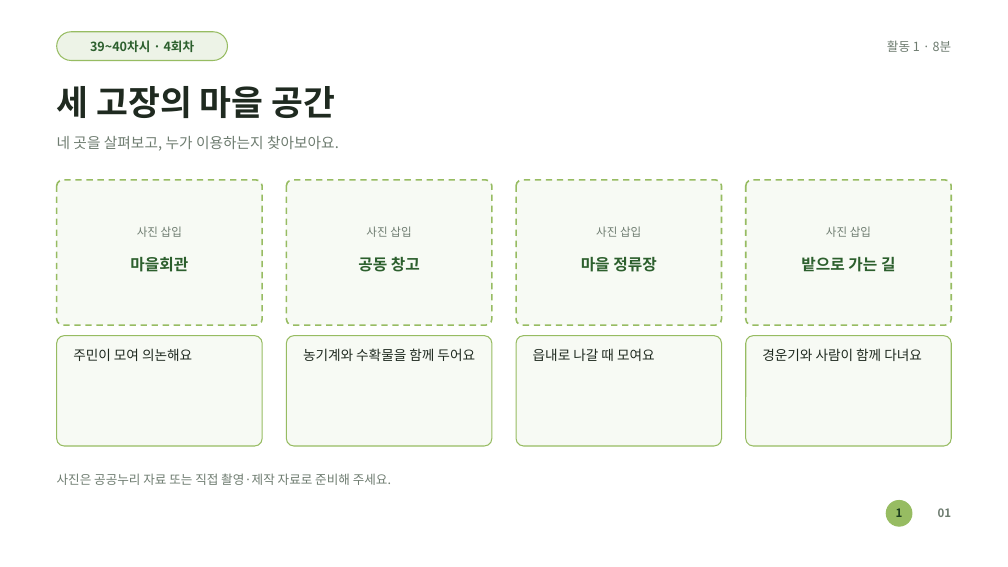
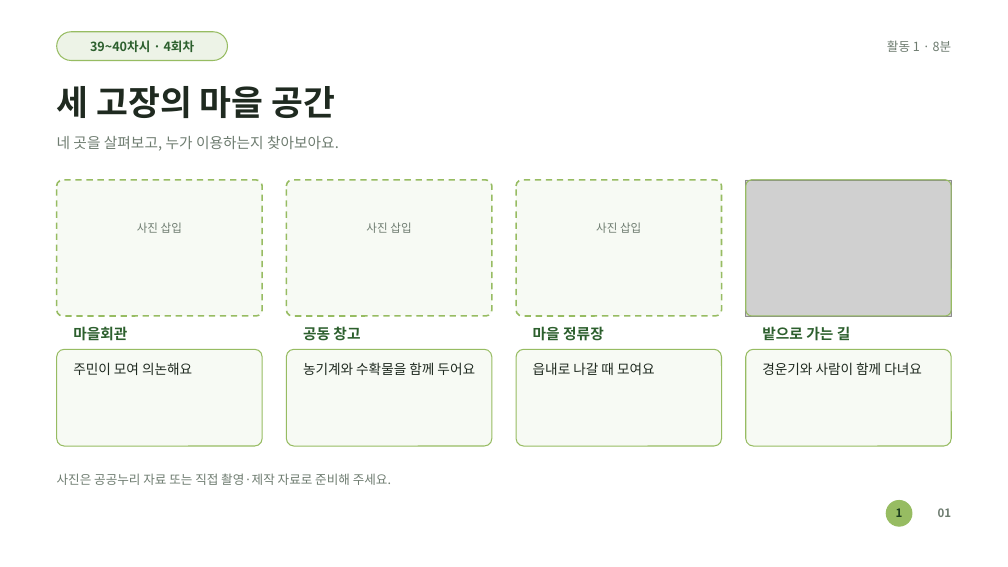
Before and after one commit to AHyeon97/work-for-AH, a slide deck: slide 9 of 우리고장 탐험대/37~40차시(논산계룡금산)/늘봄앵커_우리충남탐험놀이_39~40차시(논산계룡금산_생활과공동체)_수업PPT.pptx. Drawn at 1008x567 pixels with LibreOffice and Linux fonts; fonts in the diff are those of the drawing; grey boxes stand for pictures. Boxes give left, top, right and bottom in pixels: in the first picture for what was removed or moved away, otherwise in the second. Text is boxed around its words. In the diff, an @@ line names an element or a change of style, - is before the commit and + after.

```diff
--- a/우리고장 탐험대/37~40차시(논산계룡금산)/늘봄앵커_우리충남탐험놀이_39~40차시(논산계룡금산_생활과공동체)_수업PPT.pptx
+++ b/우리고장 탐험대/37~40차시(논산계룡금산)/늘봄앵커_우리충남탐험놀이_39~40차시(논산계룡금산_생활과공동체)_수업PPT.pptx
@@ rounded rectangle: place and size @@
-rounded rectangle at <box>57,180,262,325</box>
+rounded rectangle at <box>57,180,262,316</box>
@@ rounded rectangle: place and size @@
-rounded rectangle at <box>287,180,492,325</box>
+rounded rectangle at <box>287,180,492,316</box>
@@ rounded rectangle: place and size @@
-rounded rectangle at <box>516,180,722,325</box>
+rounded rectangle at <box>516,180,722,316</box>
@@ rounded rectangle: place and size @@
-rounded rectangle at <box>746,180,951,325</box>
+rounded rectangle at <box>746,180,951,316</box>
@@ rounded rectangle at <box>746,180,951,316</box>: outline #97BC62 1.5 pt dashed to #97BC62 1 pt; proportions changed @@
@@ picture added at <box>746,180,951,316</box> @@
@@ rounded rectangle added at <box>746,180,951,316</box>, outline #97BC62 1 pt @@
@@ 3 texts: place and size @@
-3 texts at <box>137,226,641,237</box>
+3 texts at <box>137,222,641,233</box>
@@ text removed at <box>826,226,871,237</box> @@
-사진 삽입
@@ text "마을회관": place and size @@
-text "마을회관" at <box>130,257,188,272</box>
+text "마을회관" at <box>73,326,127,341</box>
@@ text "공동 창고": place and size @@
-text "공동 창고" at <box>358,256,420,272</box>
+text "공동 창고" at <box>303,326,360,341</box>
@@ text "마을 정류장": place and size @@
-text "마을 정류장" at <box>581,257,656,272</box>
+text "마을 정류장" at <box>533,326,604,341</box>
@@ size 15 to 14 pt; alignment centre to left in 4 elements at <box>73,326,127,341</box>, <box>303,326,360,341</box>, <box>533,326,604,341</box>, <box>762,326,851,341</box> @@
@@ text "밭으로 가는 길": place and size @@
-text "밭으로 가는 길" at <box>801,256,895,272</box>
+text "밭으로 가는 길" at <box>762,326,851,341</box>
@@ rounded rectangle: place and size @@
-rounded rectangle at <box>57,336,262,446</box>
+rounded rectangle at <box>57,349,262,446</box>
@@ text "주민이 모여 의논해요": place and size @@
-text "주민이 모여 의논해요" at <box>73,348,192,361</box>
+text "주민이 모여 의논해요" at <box>73,362,192,375</box>
@@ rounded rectangle: place and size @@
-rounded rectangle at <box>287,336,492,446</box>
+rounded rectangle at <box>287,349,492,446</box>
@@ text "농기계와 수확물을 함께 두어요": place and size @@
-text "농기계와 수확물을 함께 두어요" at <box>303,348,475,361</box>
+text "농기계와 수확물을 함께 두어요" at <box>303,362,475,375</box>
@@ rounded rectangle: place and size @@
-rounded rectangle at <box>516,336,722,446</box>
+rounded rectangle at <box>516,349,722,446</box>
@@ text "읍내로 나갈 때 모여요": place and size @@
-text "읍내로 나갈 때 모여요" at <box>533,348,655,361</box>
+text "읍내로 나갈 때 모여요" at <box>533,362,655,375</box>
@@ proportions changed in 7 elements at <box>57,180,262,316</box>, <box>287,180,492,316</box>, <box>516,180,722,316</box>, <box>57,349,262,446</box>, <box>287,349,492,446</box>, <box>516,349,722,446</box>, <box>746,349,951,446</box> @@
@@ rounded rectangle: place and size @@
-rounded rectangle at <box>746,336,951,446</box>
+rounded rectangle at <box>746,349,951,446</box>
@@ text "경운기와 사람이 함께 다녀요": place and size @@
-text "경운기와 사람이 함께 다녀요" at <box>762,348,922,361</box>
+text "경운기와 사람이 함께 다녀요" at <box>762,362,922,375</box>
```
Also in this commit, not shown: 1 other slide changed, 15 other files.
